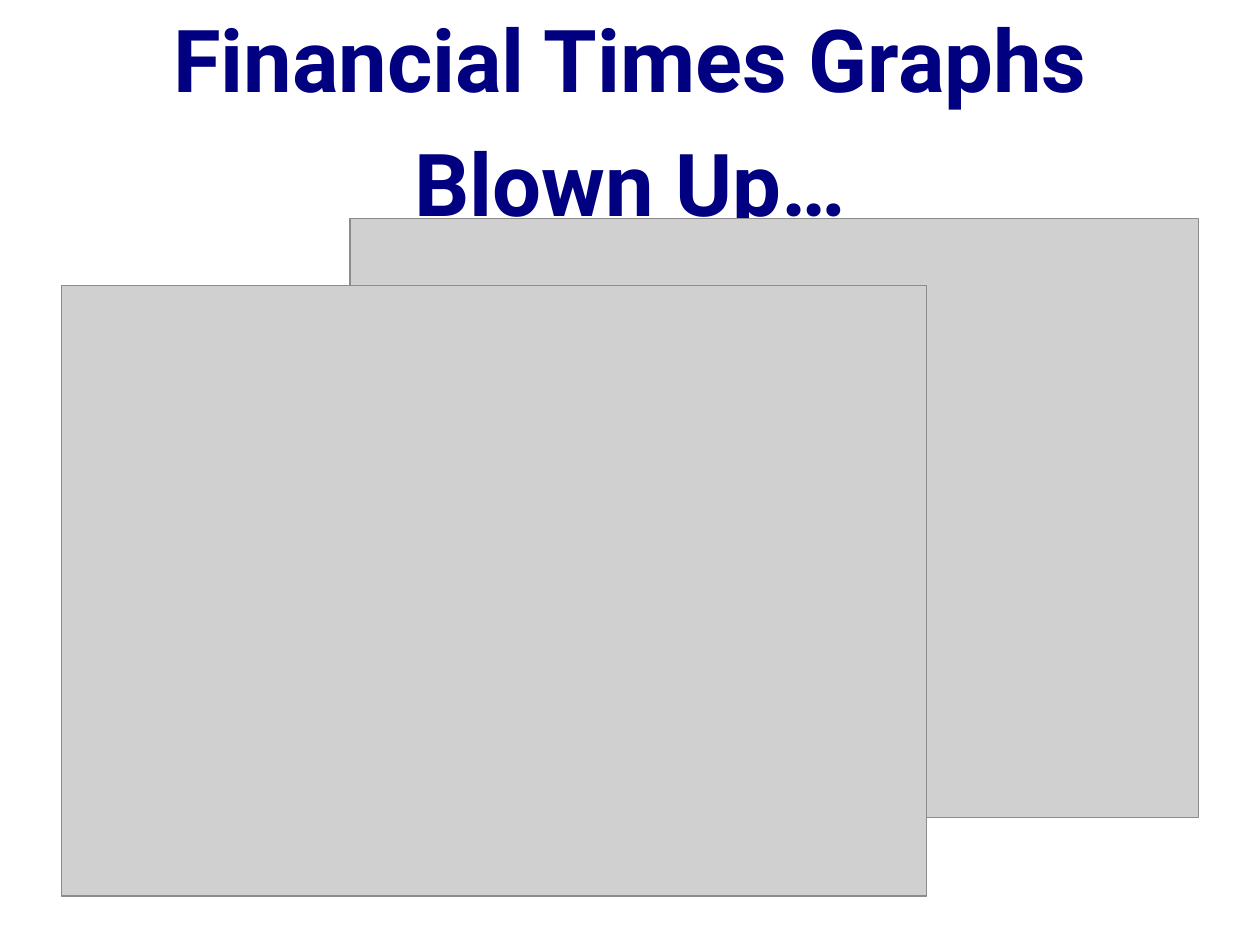
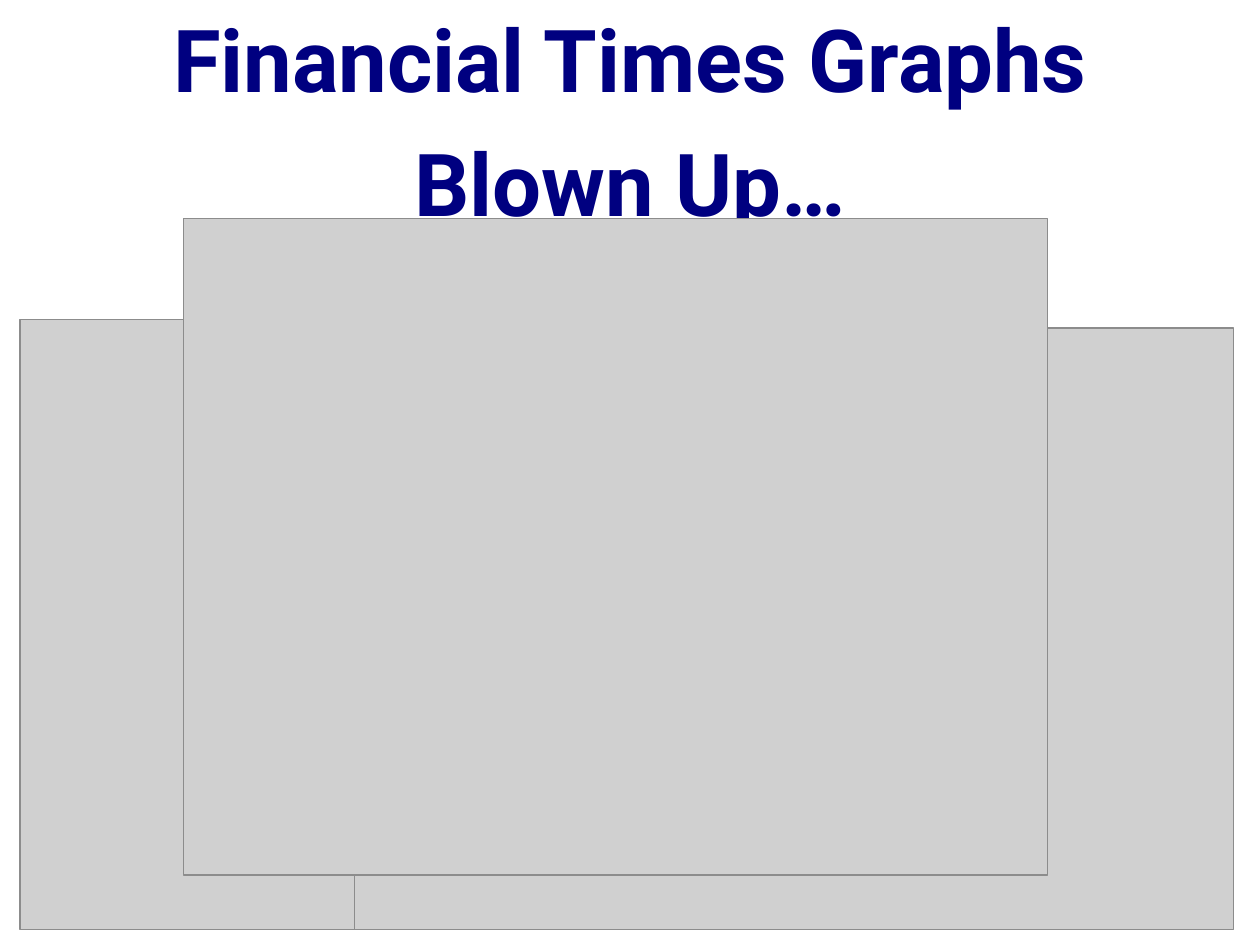
Before and after one commit to DavidLJ/public-files, a slide deck: slide 7 of coronavirus.pptx (slide 2 before the commit). Drawn at 1260x945 pixels with LibreOffice and Linux fonts; fonts in the diff are those of the drawing; grey boxes stand for pictures. Boxes give left, top, right and bottom in pixels: in the first picture for what was removed or moved away, otherwise in the second. Text is boxed around its words. In the diff, an @@ line names an element or a change of style, - is before the commit and + after.

```diff
--- a/coronavirus.pptx
+++ b/coronavirus.pptx
@@ picture added at [184,219,1048,876] @@
@@ picture: place and size @@
-picture at [62,286,927,896]
+picture at [20,320,900,930]
@@ picture: place and size @@
-picture at [350,219,1200,818]
+picture at [354,328,1234,929]
```
Also in this commit, not shown: 1 other slide changed, 6 slides added, 4 other files.
